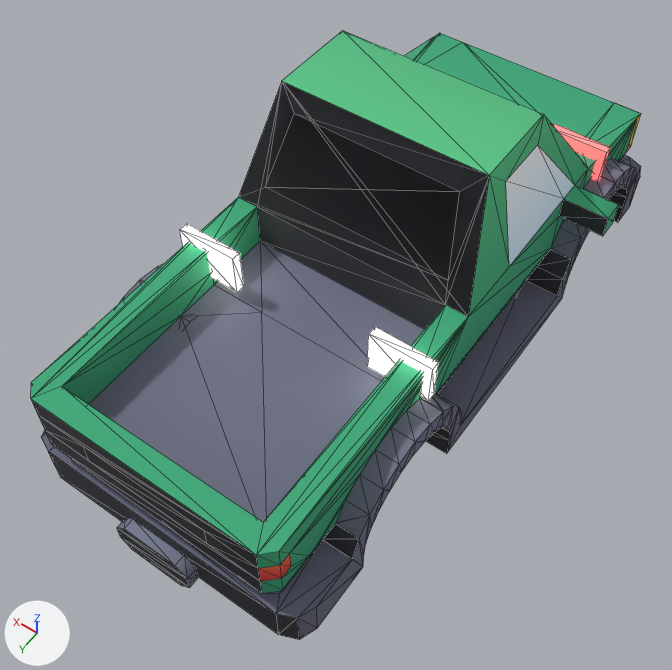
The glTF model public/models/derby/bigTruck.glb, before and after one commit.
The view is the same before and after, from a camera (50 mm lens) standing at (-4.83, 7.81, 11.5) and looking at (-0.04, 1.11, 0.96). The lights are fixed; the arrows at lower left show +X, +Y and +Z. The older version comes first. Mesh edges are drawn as thin lines. Where no turn or scale is listed for an object, it has been applied to the vertices. Vertices at exactly the same position are counted once.

In view in the first picture: 'body', 'headlight_l', 'headlight_r', 'hood', 'taillight_l', 'trunk'.
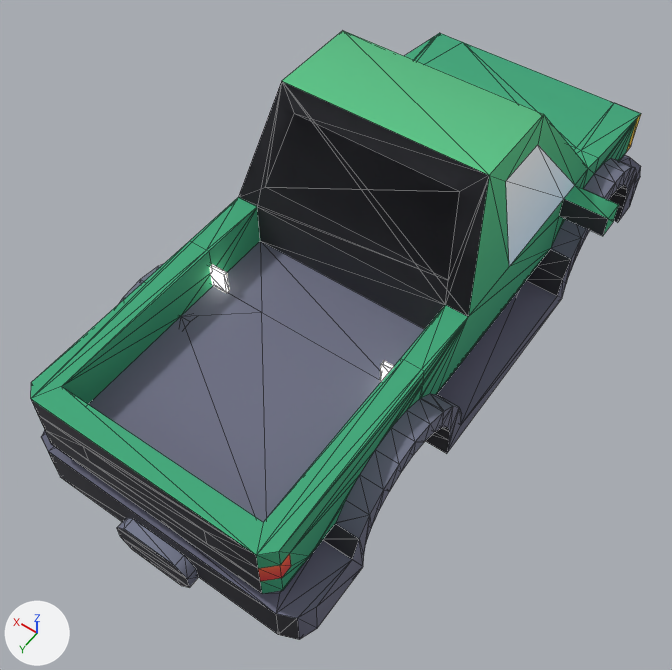
Changed parts and their boxes [x1, y1, x2, y2] in the pictures (672 x 670 px):
'headlight_l', moved, rescaled
    before: [367, 327, 439, 401]
    after: [380, 361, 394, 381]
'headlight_r', moved, rescaled
    before: [180, 224, 244, 292]
    after: [210, 264, 229, 293]
'taillight_l', moved, rescaled (not visible afterwards)
    before: [553, 124, 611, 181]

The change in detail:
me_cube is used by ob_headlight_l; location (-1.53, 1.79, 2.19).
me_cube had 8 vertices, 12 faces and spanned x -0.459..0.459, y -0.07..0.07, z -0.337..0.337.
me_cube now has 8 vertices, 12 faces and spans x -0.255..0.255, y -0.03..0.03, z -0.187..0.187.
me_cube part 1: the whole mesh is scaled about its middle by (0.556, 0.429, 0.556).
me_cube_001 is used by ob_headlight_r; location (1.53, 1.79, 2.19).
me_cube_001 had 8 vertices, 12 faces and spanned x -0.459..0.459, y -0.07..0.07, z -0.337..0.337.
me_cube_001 now has 8 vertices, 12 faces and spans x -0.255..0.255, y -0.03..0.03, z -0.187..0.187.
me_cube_001 part 2: the whole mesh is scaled about its middle by (0.556, 0.429, 0.556).
me_cube_002 is used by ob_taillight_l; location (-1.53, -2.94, 2.19).
me_cube_002 had 8 vertices, 12 faces and spanned x -0.459..0.459, y -0.07..0.07, z -0.337..0.337.
me_cube_002 now has 8 vertices, 12 faces and spans x -0.255..0.255, y -0.03..0.03, z -0.187..0.187.
me_cube_002 part 3: the whole mesh is scaled about its middle by (0.556, 0.429, 0.556).
Object 'headlight_l' (ob_headlight_l) moves from (-1.53, 1.79, 2.19) to (-1.53, 1.83, 1.89).
Object 'headlight_r' (ob_headlight_r) moves from (1.53, 1.79, 2.19) to (1.53, 1.83, 1.89).
Object 'taillight_l' (ob_taillight_l) moves from (-1.53, -2.94, 2.19) to (-1.53, -2.98, 1.89).
